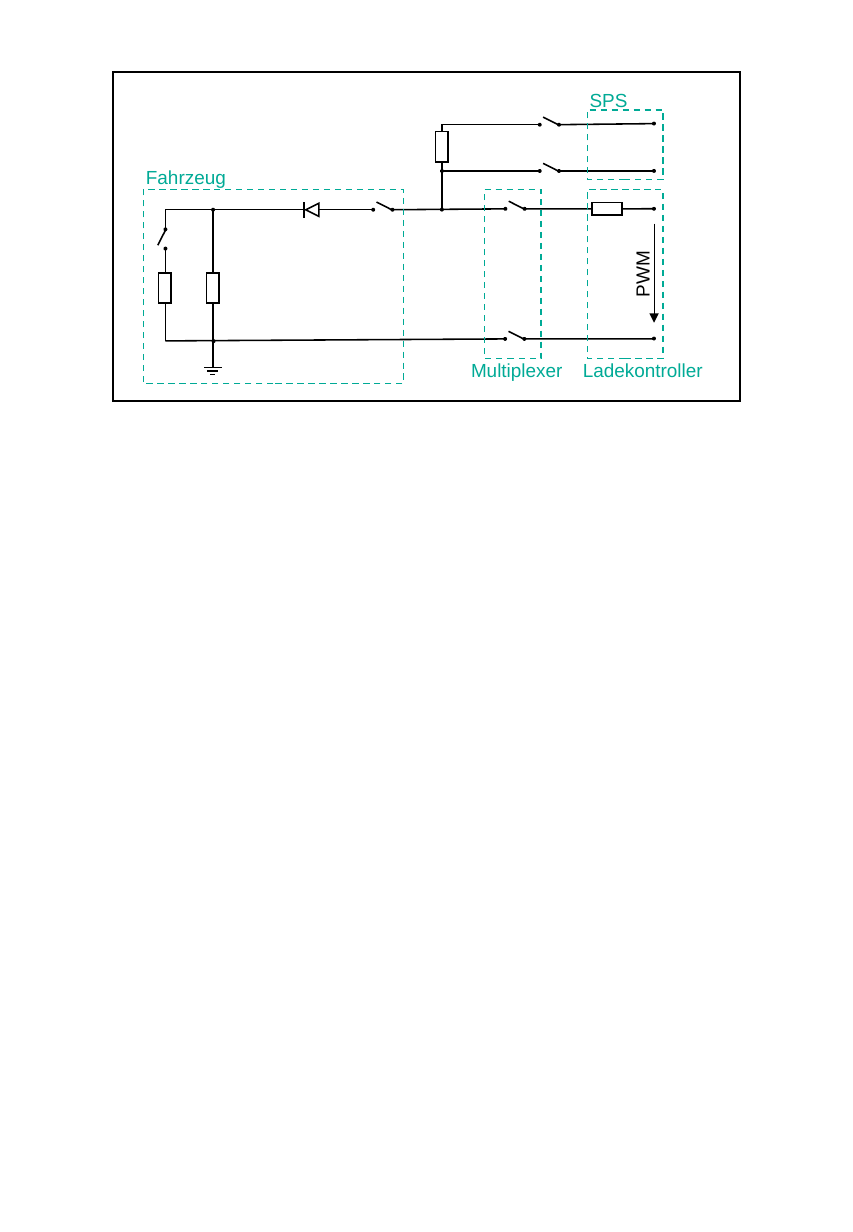
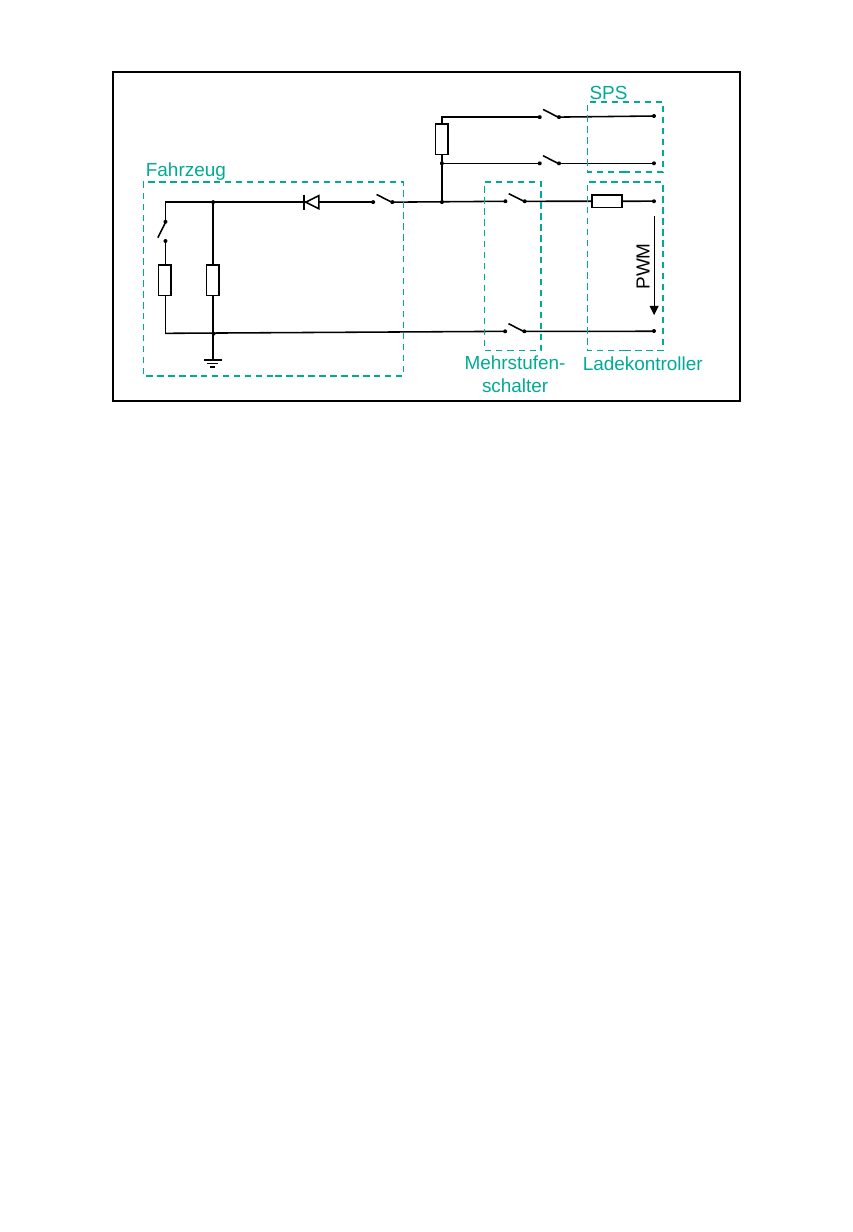
Before and after one commit to CHPhilipp/Sonsitige-Dokumente, a slide deck: slide 15 of Funktionsmodell_Lastmanagement.pptx. Drawn at 853x1232 pixels with LibreOffice and Linux fonts; fonts in the diff are those of the drawing. Boxes give left, top, right and bottom in pixels: in the first picture for what was removed or moved away, otherwise in the second. Text is boxed around its words. In the diff, an @@ line names an element or a change of style, - is before the commit and + after.

Commit message:
Schatlbild angepasst

```diff
--- a/Funktionsmodell_Lastmanagement.pptx
+++ b/Funktionsmodell_Lastmanagement.pptx
@@ 18 lines, 12 ellipses, 7 rectangles, 3 texts, 1 triangle, 1 arrow moved together from (x1=143, y1=93, x2=703, y2=384) to (x1=143, y1=85, x2=703, y2=376) @@
@@ 8 ellipses, 5 lines, 1 text, 1 rectangle moved together from (x1=146, y1=169, x2=655, y2=374) to (x1=146, y1=162, x2=655, y2=367) @@
@@ text at (x1=465, y1=355, x2=566, y2=393): text changed @@
-Multiplexer
+Mehrstufen-schalter
```
